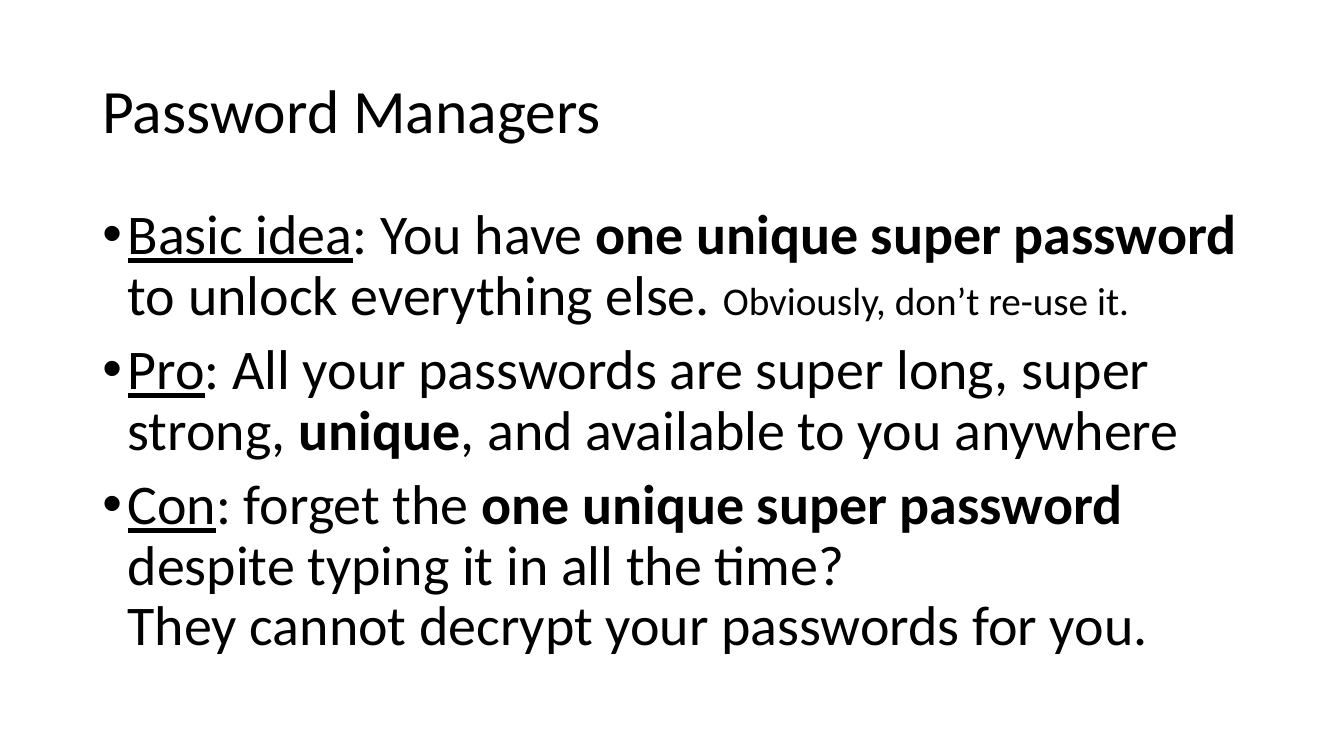
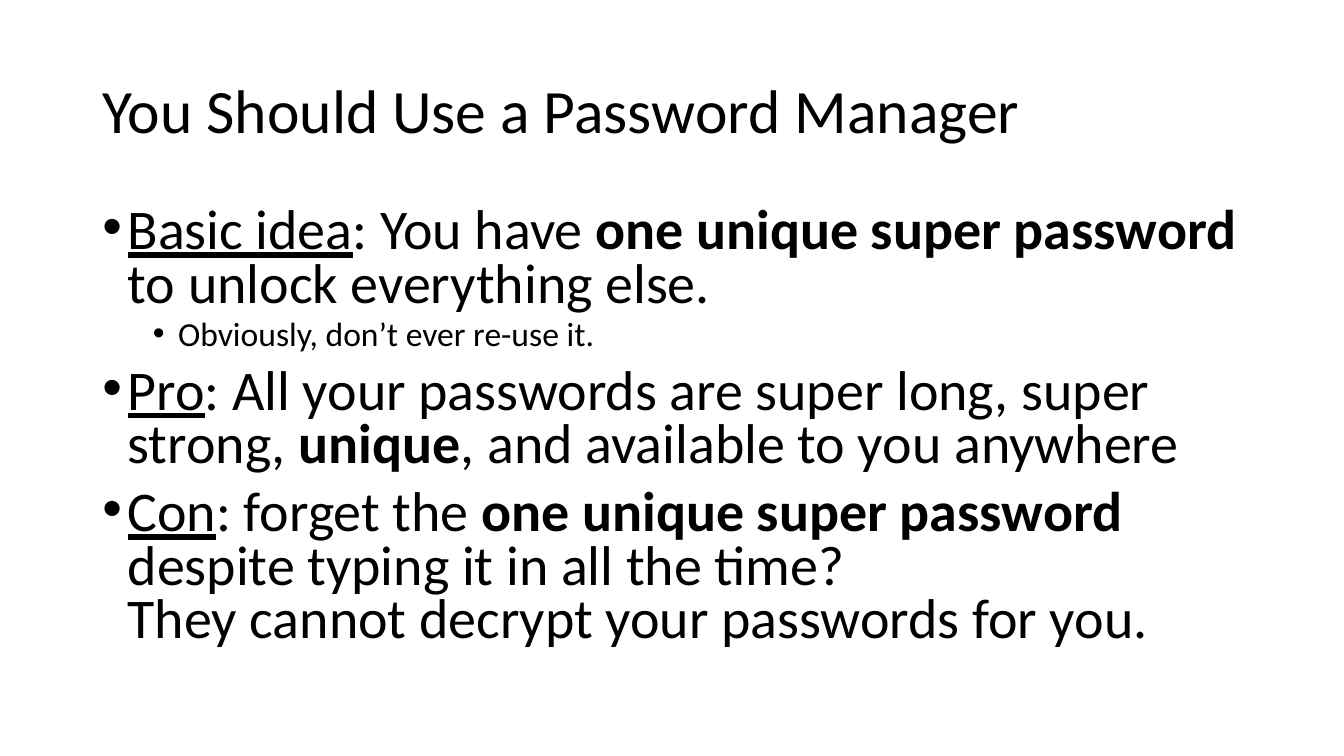
Before and after one commit to williamadba/Public-Presentations, a slide deck: slide 10 of Personal Practical Cybersecurity/Personal Practical Cybersecurity.pptx (slide 9 before the commit). Drawn at 1344x756 pixels with LibreOffice and Linux fonts; fonts in the diff are those of the drawing. Boxes give left, top, right and bottom in pixels: in the first picture for what was removed or moved away, otherwise in the second. Text is boxed around its words. In the diff, an @@ line names an element or a change of style, - is before the commit and + after.

```diff
--- a/Personal Practical Cybersecurity/Personal Practical Cybersecurity.pptx
+++ b/Personal Practical Cybersecurity/Personal Practical Cybersecurity.pptx
@@ title at (102,90,1020,144): text changed @@
-Password Managers
+You Should Use a Password Manager
@@ text at (128,209,1236,352): text changed @@
-• Basic idea: You have one unique super password to unlock everything else. Obviously, don’t re-use it.
+• Basic idea: You have one unique super password to unlock everything else.
+  • Obviously, don’t ever re-use it.
@@ text at (128,371,1178,647): line spacing 0.9 to 0.8 @@
```
Also in this commit, not shown: 15 other slides changed, 1 slide added, 1 slide removed.
